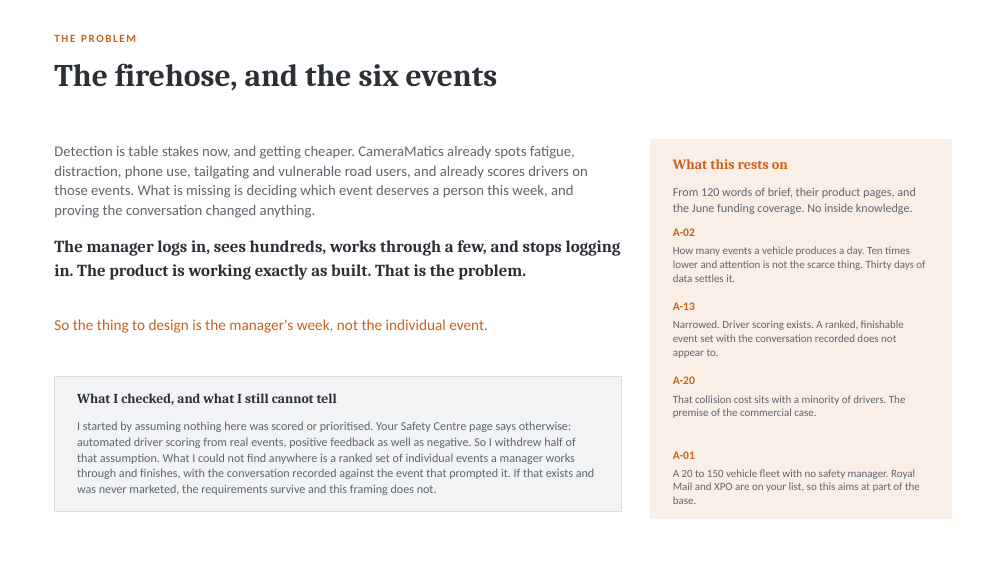
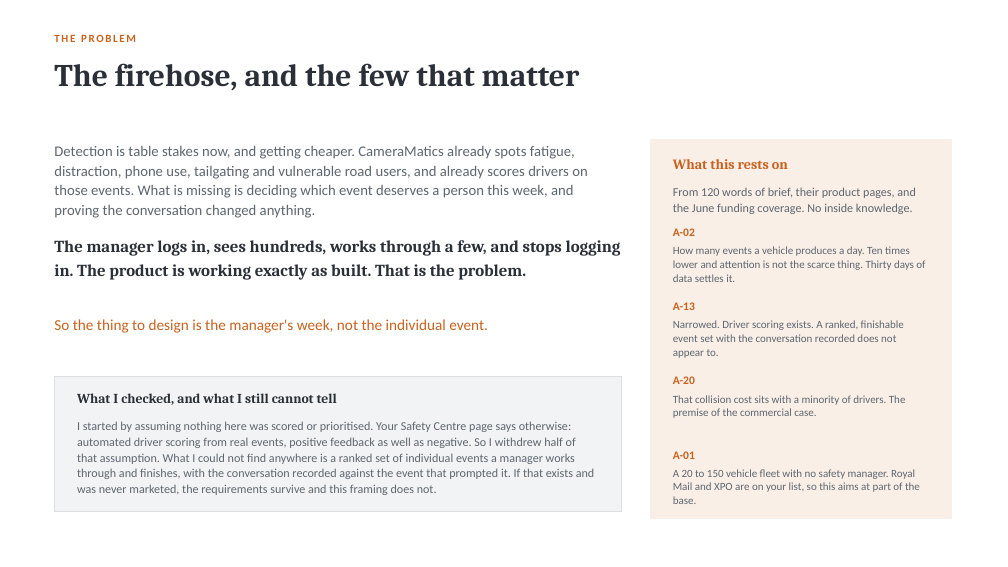
Before and after one commit to dannydaley76/cameramatics-product-brain, a slide deck: slide 3 of deck/cameramatics-danny-daley.pptx. Drawn at 1008x567 pixels with LibreOffice and Linux fonts; fonts in the diff are those of the drawing. Boxes give left, top, right and bottom in pixels: in the first picture for what was removed or moved away, otherwise in the second. Text is boxed around its words. In the diff, an @@ line names an element or a change of style, - is before the commit and + after.

```diff
--- a/deck/cameramatics-danny-daley.pptx
+++ b/deck/cameramatics-danny-daley.pptx
@@ text at box(54, 63, 580, 90): text changed @@
-The firehose, and the six events
+The firehose, and the few that matter
```
Also in this commit, not shown: 11 other slides changed, 9 other files.
